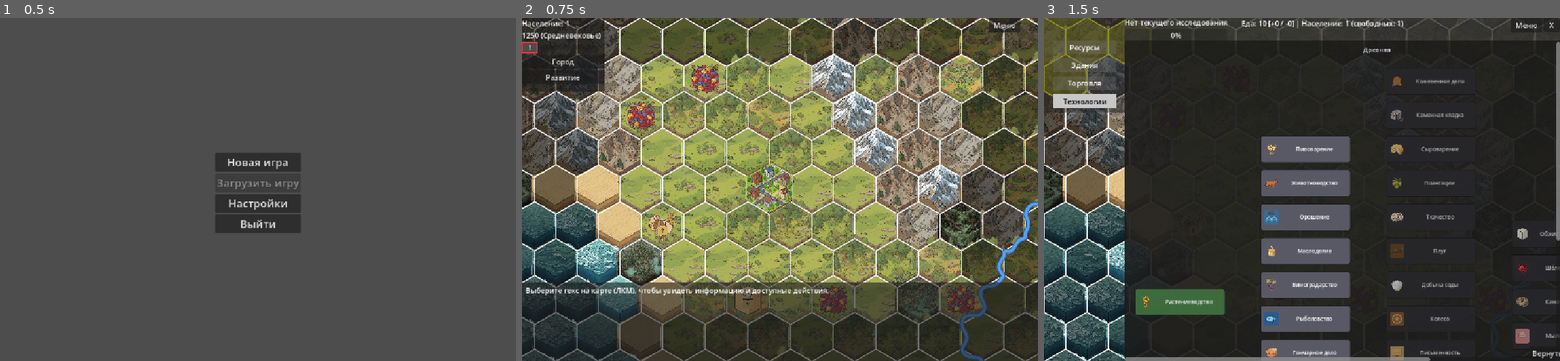
Above: before the commit, frames 1-3 (left to right).
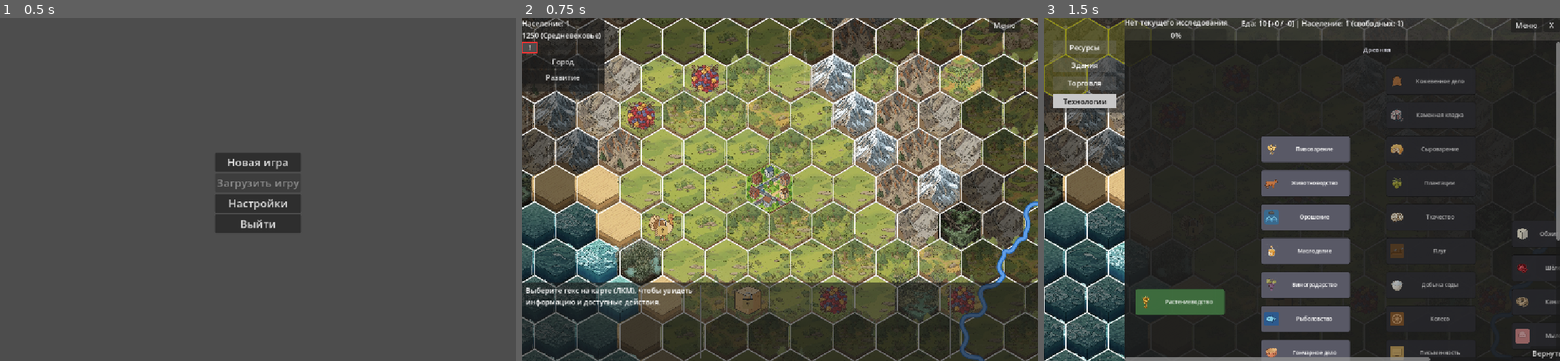
Above: after the commit, the same moments.

Repository: Night-Pryanik/The-City
Game: Godot game, scene res://scenes/main_menu.tscn
Two runs of this game, one before a commit and one after it. Both use one fixed random seed, a clock stepped at 60 frames per second and the inputs below.
Inputs (mouse positions are in pixels of both pictures, inside the frame that each line leads up to):
- Up to frame 1 (0.5 s): no input
- Up to frame 2 (0.75 s): click "Новая игра" at 0.5 s
- Up to frame 3 (1.5 s): click (1054, 48) at 1.25 s

Frame 1 is identical in both runs. In frame 2, 0.6% of the frame differs, in the area x 0-84%, y 77-100%; in frame 3, nothing differs.

Commit message:
Визуальные разделители между колонками

Diff:
--- a/scenes/MainMap.tscn
+++ b/scenes/MainMap.tscn
@@ -159,6 +159,22 @@
 grow_vertical = 2
 script = ExtResource("15_ctrlpanel")
 
+[node name="SepInfoPreview" type="ColorRect" parent="ControlPanel" unique_id=736594410]
+layout_mode = 0
+offset_left = 397.0
+offset_top = 6.0
+offset_right = 399.0
+offset_bottom = 170.0
+color = Color(0.35, 0.35, 0.35, 1)
+
+[node name="SepPreviewActions" type="ColorRect" parent="ControlPanel" unique_id=1909537324]
+layout_mode = 0
+offset_left = 956.0
+offset_top = 6.0
+offset_right = 958.0
+offset_bottom = 170.0
+color = Color(0.35, 0.35, 0.35, 1)
+
 [node name="PreviewContainer" type="VBoxContainer" parent="ControlPanel" unique_id=2061907310]
 layout_mode = 1
 offset_left = 670.0
@@ -167,12 +183,12 @@
 offset_bottom = 176.0
 theme_override_constants/separation = 4
 
-[node name="PreviewScroll" type="ScrollContainer" parent="ControlPanel/PreviewContainer"]
+[node name="PreviewScroll" type="ScrollContainer" parent="ControlPanel/PreviewContainer" unique_id=390631621]
 layout_mode = 2
 size_flags_vertical = 3
 horizontal_scroll_mode = 0
 
-[node name="PreviewContent" type="VBoxContainer" parent="ControlPanel/PreviewContainer/PreviewScroll"]
+[node name="PreviewContent" type="VBoxContainer" parent="ControlPanel/PreviewContainer/PreviewScroll" unique_id=1071817127]
 layout_mode = 2
 size_flags_horizontal = 3
 theme_override_constants/separation = 4
@@ -181,16 +197,16 @@
 layout_mode = 0
 offset_left = 8.0
 offset_top = 6.0
-offset_right = 885.0
-offset_bottom = 170.0
-size_flags_horizontal = 3
-
-[node name="InfoScroll" type="ScrollContainer" parent="ControlPanel/InfoVBox"]
+offset_right = 393.0
+offset_bottom = 170.0
+size_flags_horizontal = 3
+
+[node name="InfoScroll" type="ScrollContainer" parent="ControlPanel/InfoVBox" unique_id=463549985]
 layout_mode = 2
 size_flags_vertical = 3
 horizontal_scroll_mode = 0
 
-[node name="InfoContent" type="VBoxContainer" parent="ControlPanel/InfoVBox/InfoScroll"]
+[node name="InfoContent" type="VBoxContainer" parent="ControlPanel/InfoVBox/InfoScroll" unique_id=47367785]
 layout_mode = 2
 size_flags_horizontal = 3
 
@@ -211,12 +227,12 @@
 offset_bottom = 170.0
 size_flags_horizontal = 0
 
-[node name="ActionsScroll" type="ScrollContainer" parent="ControlPanel/ActionsVBox"]
+[node name="ActionsScroll" type="ScrollContainer" parent="ControlPanel/ActionsVBox" unique_id=1488545637]
 layout_mode = 2
 size_flags_vertical = 3
 horizontal_scroll_mode = 0
 
-[node name="ActionsContent" type="VBoxContainer" parent="ControlPanel/ActionsVBox/ActionsScroll"]
+[node name="ActionsContent" type="VBoxContainer" parent="ControlPanel/ActionsVBox/ActionsScroll" unique_id=453821295]
 layout_mode = 2
 size_flags_horizontal = 3
 
